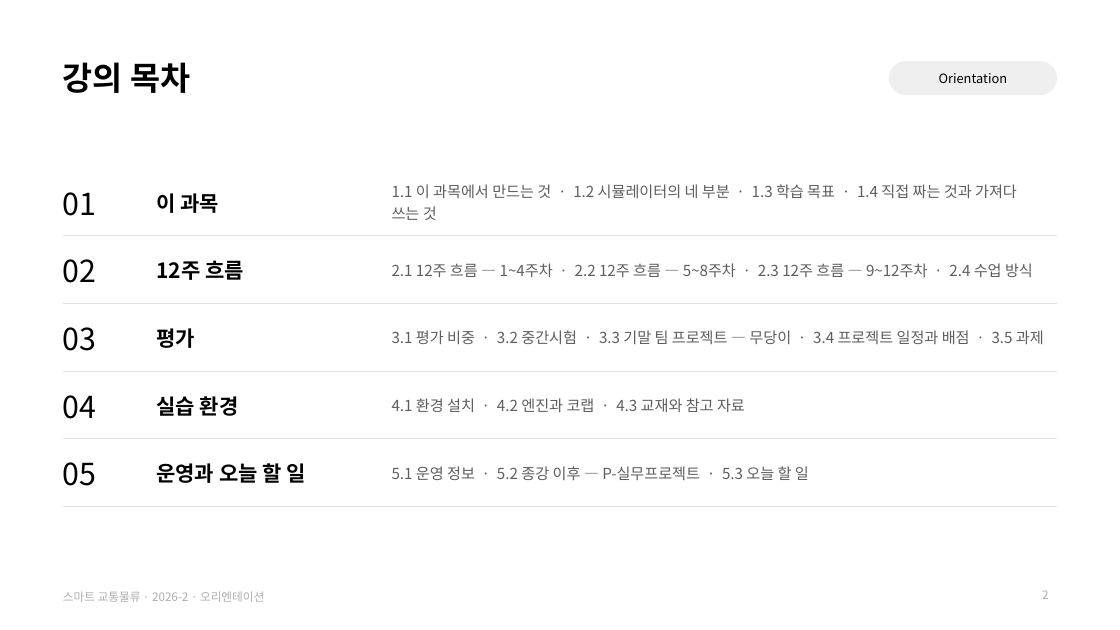
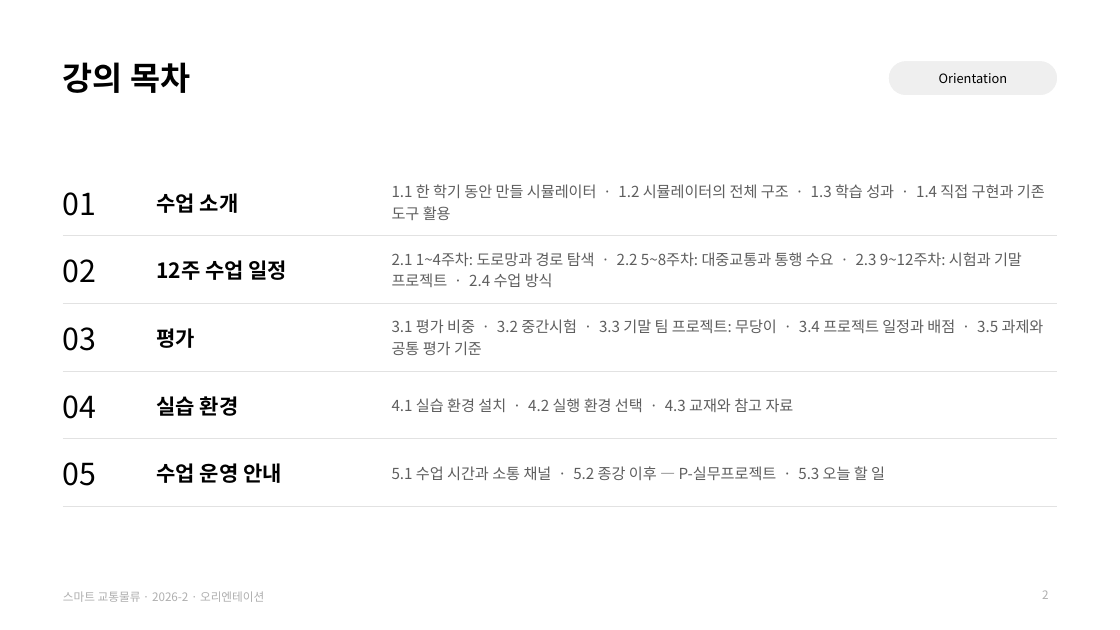
Before and after one commit to jihoyeo/smart-transport-logistics, a slide deck: slide 2 of slides/00_orientation/00_orientation.pptx. Drawn at 1120x630 pixels with LibreOffice and Linux fonts; fonts in the diff are those of the drawing. Boxes give left, top, right and bottom in pixels: in the first picture for what was removed or moved away, otherwise in the second. Text is boxed around its words. In the diff, an @@ line names an element or a change of style, - is before the commit and + after.

```diff
--- a/slides/00_orientation/00_orientation.pptx
+++ b/slides/00_orientation/00_orientation.pptx
@@ table at <box>63,168,1057,507</box> @@
-row 1, column 2: 이 과목
+row 1, column 2: 수업 소개
-row 1, column 3: 1.1 이 과목에서 만드는 것 · 1.2 시뮬레이터의 네 부분 · 1.3 학습 목표 · 1.4 직접 짜는 것과 가져다 쓰는 것
+row 1, column 3: 1.1 한 학기 동안 만들 시뮬레이터 · 1.2 시뮬레이터의 전체 구조 · 1.3 학습 성과 · 1.4 직접 구현과 기존 도구 활용
-row 2, column 2: 12주 흐름
+row 2, column 2: 12주 수업 일정
-row 2, column 3: 2.1 12주 흐름 — 1~4주차 · 2.2 12주 흐름 — 5~8주차 · 2.3 12주 흐름 — 9~12주차 · 2.4 수업 방식
+row 2, column 3: 2.1 1~4주차: 도로망과 경로 탐색 · 2.2 5~8주차: 대중교통과 통행 수요 · 2.3 9~12주차: 시험과 기말 프로젝트 · 2.4 수업 방식
-row 3, column 3: 3.1 평가 비중 · 3.2 중간시험 · 3.3 기말 팀 프로젝트 — 무당이 · 3.4 프로젝트 일정과 배점 · 3.5 과제
+row 3, column 3: 3.1 평가 비중 · 3.2 중간시험 · 3.3 기말 팀 프로젝트: 무당이 · 3.4 프로젝트 일정과 배점 · 3.5 과제와 공통 평가 기준
-row 4, column 3: 4.1 환경 설치 · 4.2 엔진과 코랩 · 4.3 교재와 참고 자료
+row 4, column 3: 4.1 실습 환경 설치 · 4.2 실행 환경 선택 · 4.3 교재와 참고 자료
-row 5, column 2: 운영과 오늘 할 일
+row 5, column 2: 수업 운영 안내
-row 5, column 3: 5.1 운영 정보 · 5.2 종강 이후 — P-실무프로젝트 · 5.3 오늘 할 일
+row 5, column 3: 5.1 수업 시간과 소통 채널 · 5.2 종강 이후 — P-실무프로젝트 · 5.3 오늘 할 일
```
Also in this commit, not shown: 23 other slides changed, 9 other files.
